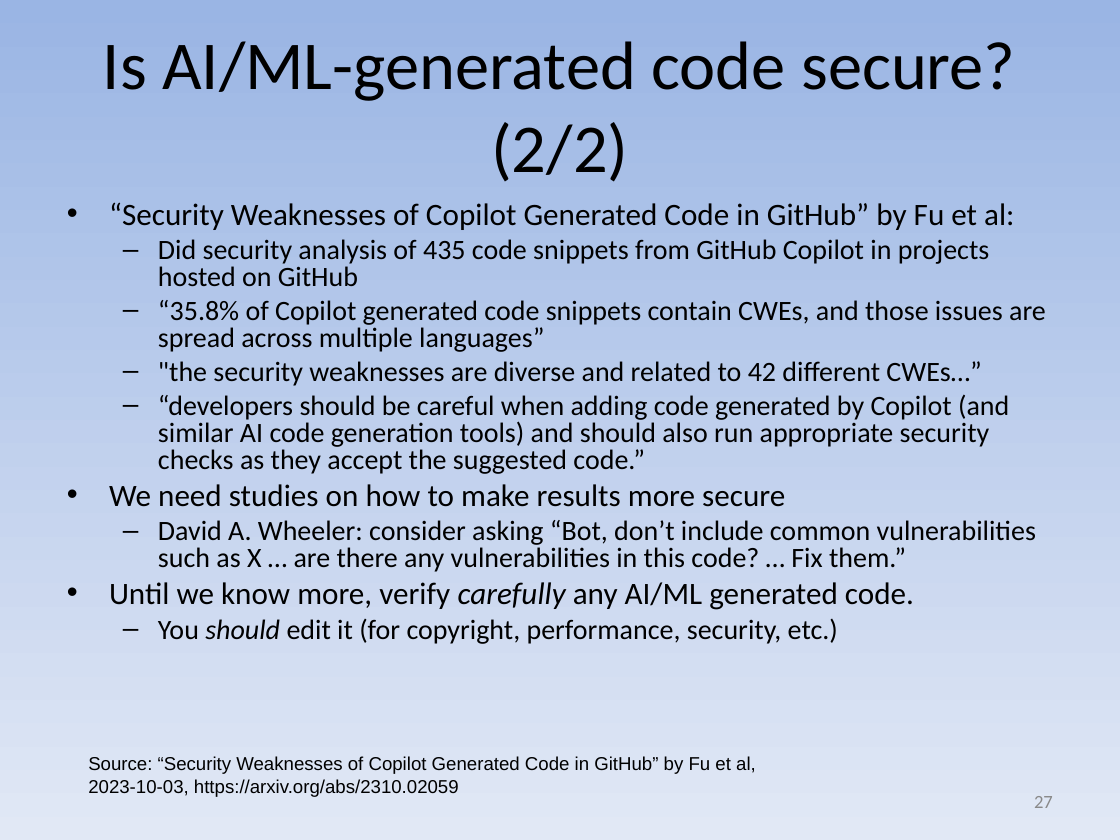
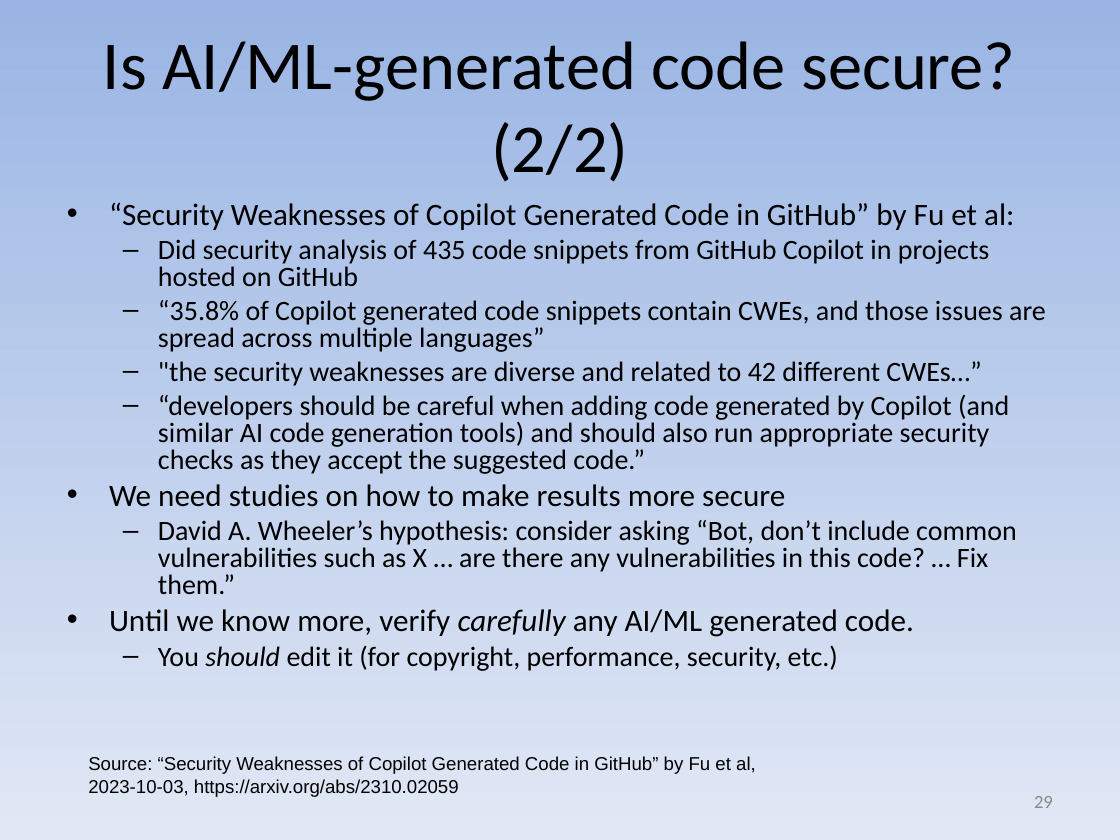
Before and after one commit to david-a-wheeler/david-a-wheeler.github.io, a slide deck: slide 29 of secure-class/presentations/AI-ML-Security.ppt (slide 27 before the commit). Drawn at 1120x840 pixels with LibreOffice and Linux fonts; fonts in the diff are those of the drawing. Boxes give left, top, right and bottom in pixels: in the first picture for what was removed or moved away, otherwise in the second. Text is boxed around its words. In the diff, an @@ line names an element or a change of style, - is before the commit and + after.

```diff
--- a/secure-class/presentations/AI-ML-Security.ppt
+++ b/secure-class/presentations/AI-ML-Security.ppt
@@ text at [158, 520, 1016, 595]: text changed @@
-  – David A. Wheeler: consider asking “Bot, don’t include common vulnerabilities such as X … are there any vulnerabilities in this code? … Fix them.”
+  – David A. Wheeler’s hypothesis: consider asking “Bot, don’t include common vulnerabilities such as X … are there any vulnerabilities in this code? … Fix them.”
@@ page number at [1034, 796, 1053, 808]: text changed @@
-27
+29
```
Also in this commit, not shown: 11 other slides changed, 3 slides added.
